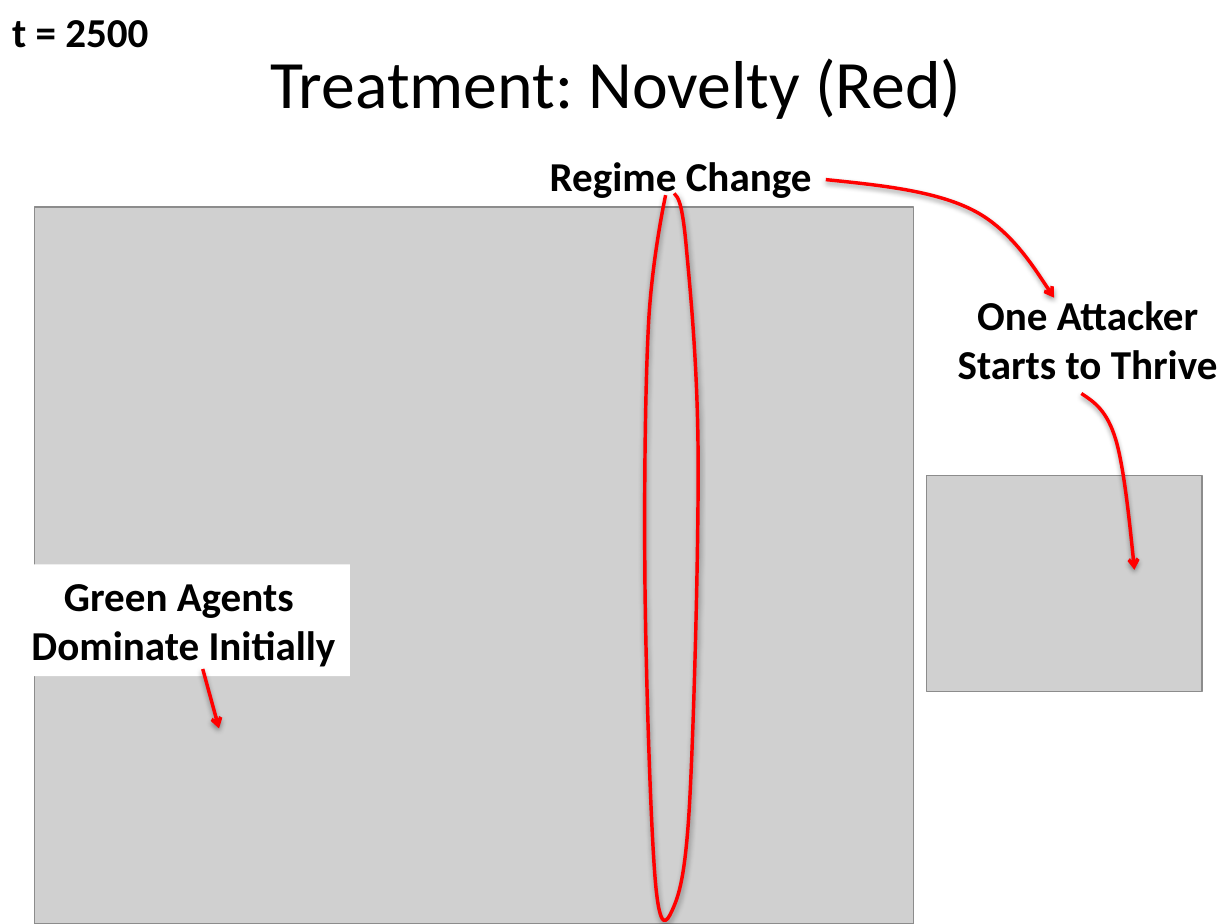
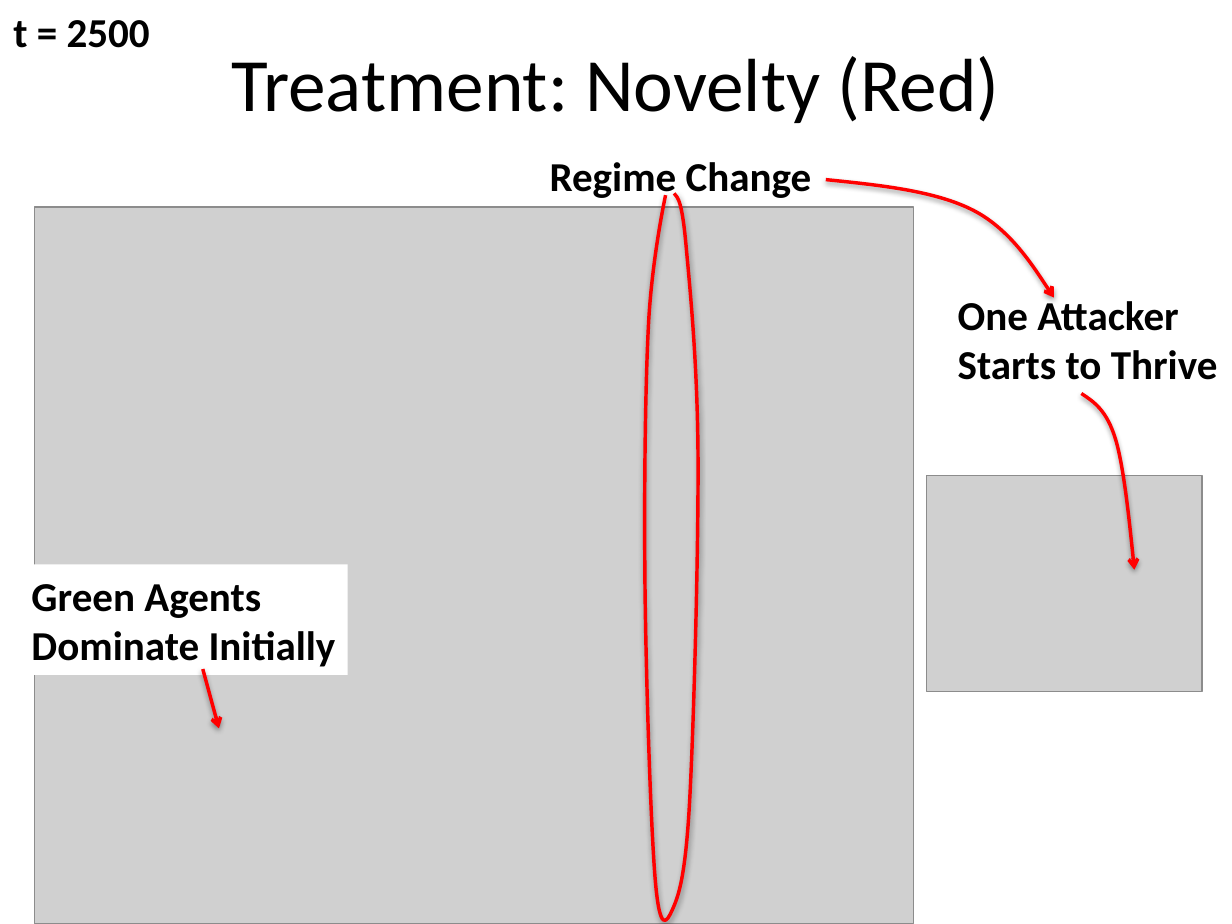
Before and after one commit to woodrad/ic2s2-talk, a slide deck: slide 14 of blobs/Institutional Innovationin Cyber Security - A multilevel computational model.pptx. Drawn at 1232x924 pixels with LibreOffice and Linux fonts; fonts in the diff are those of the drawing; grey boxes stand for pictures. Boxes give left, top, right and bottom in pixels: in the first picture for what was removed or moved away, otherwise in the second. Text is boxed around its words. In the diff, an @@ line names an element or a change of style, - is before the commit and + after.

```diff
--- a/blobs/Institutional Innovationin Cyber Security - A multilevel computational model.pptx
+++ b/blobs/Institutional Innovationin Cyber Security - A multilevel computational model.pptx
@@ text "Treatment: Novelty (Red)" at [231, 56, 999, 123]: size 39.6 to 44 pt @@
@@ text at [958, 296, 1218, 380]: text changed @@
-One Attacker
-Starts to Thrive
+One Attacker
+Starts to Thrive
@@ text in rectangle at [31, 584, 336, 667]: text changed @@
-Green Agents
-Dominate Initially
+Green Agents
+Dominate Initially
```
Also in this commit, not shown: 3 other slides changed, 2 slides added, 3 slides removed, 1 other file.
